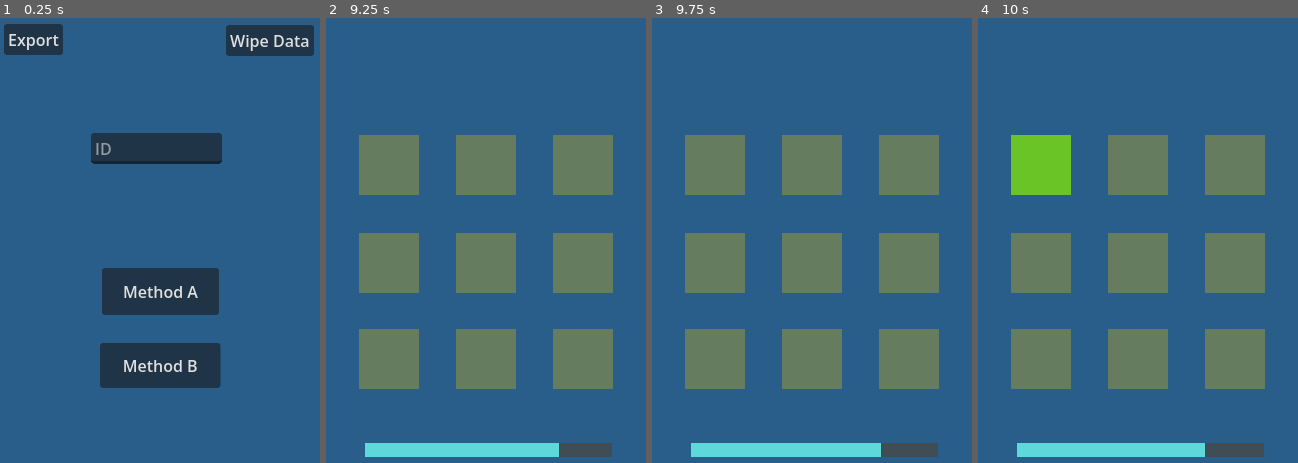
Above: before the commit, frames 1-4 (left to right).
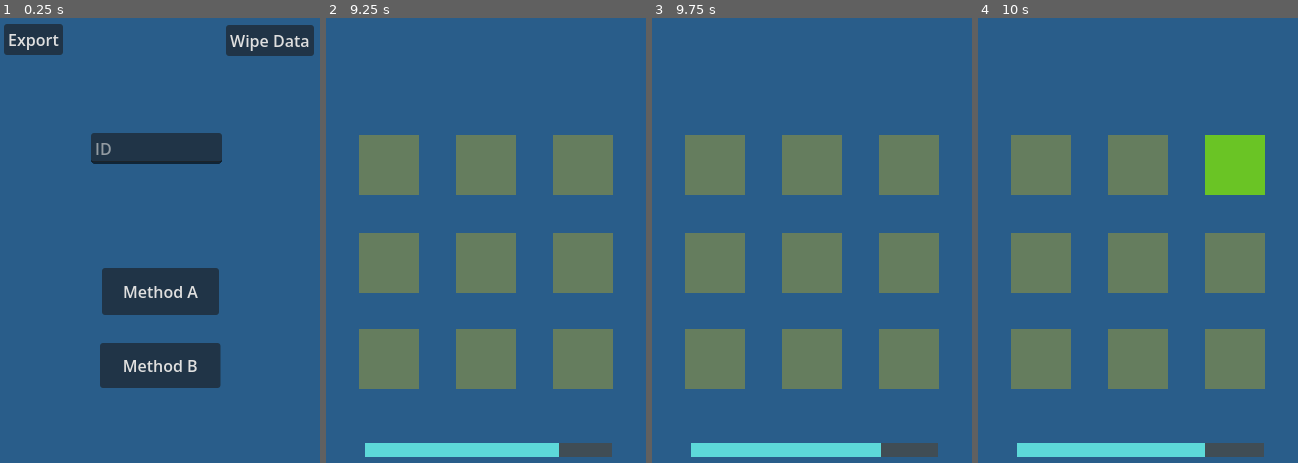
Above: after the commit, the same moments.

Repository: WyattMacKay/cs-4065-project
Game: Godot game, scene res://scenes/game_windows/main/main_window.tscn
Same seed, same stepped clock (60 frames per second), same inputs: the game is played once before the commit and once after it.
Inputs (mouse positions are in pixels of both pictures, inside the frame that each line leads up to):
- Up to frame 1 (0.25 s): no input
- Up to frame 2 (9.25 s): click (482, 147) at 0.52 s; type "12" at 0.6 s; click "Export" at 1.25 s; click "Method A" at 2 s; click "START" at 2.75 s; tap Enter at 3.5, 5 s; move the mouse to (390, 164) at 3.52 s; tap I every 0.75 s from 3.6 to 8.85 s; click (390, 164) at 3.67 s; tap Space at 4.25, 8.75 s; move the mouse to (486, 164) at 4.27 s; click (486, 164) at 4.42 s; move the mouse to (582, 164) at 5.02 s; click (582, 164) at 5.17 s; move the mouse to (390, 262) at 5.77 s; click (390, 262) at 5.92 s; move the mouse to (486, 262) at 6.52 s; click (486, 262) at 6.67 s; move the mouse to (582, 262) at 7.27 s; click (582, 262) at 7.42 s; move the mouse to (390, 360) at 8.02 s; click (390, 360) at 8.17 s; move the mouse to (486, 360) at 8.77 s; click (486, 360) at 8.92 s
- Up to frame 3 (9.75 s): tap Enter at 9.5 s; move the mouse to (908, 360) at 9.52 s; tap I at 9.6 s; click (908, 360) at 9.67 s
- Up to frame 4 (10 s): no input

Frames 1-3 are identical in both runs. In frame 4, 5.1% of the frame differs, in the area x 10-90%, y 26-40%.

Commit message:
Fix inactivity bug

Diff:
--- a/scenes/targets/hci_target/hci_target.gd
+++ b/scenes/targets/hci_target/hci_target.gd
@@ -15,6 +15,7 @@
 func on_click() -> void:
 	super.on_click()
 	rect.color = inactive_colour
+	emit_inactive()
 
 
 func emerge() -> void:
--- a/scenes/targets/mole/mole_sprite.gd
+++ b/scenes/targets/mole/mole_sprite.gd
@@ -49,7 +49,7 @@
 			.set_trans(Tween.TRANS_LINEAR) \
 			.set_ease(Tween.EASE_IN)
 
-	tween.tween_callback(on_missed_hit_opportunity)
+	tween.tween_callback(emit_inactive)
 
 
 func end_tween() -> void:
--- a/scenes/targets/target.gd
+++ b/scenes/targets/target.gd
@@ -47,7 +47,7 @@
 	play_audio(click_sound)
 
 
-func on_missed_hit_opportunity() -> void:
+func emit_inactive() -> void:
 	inactive.emit(self)
 
 
